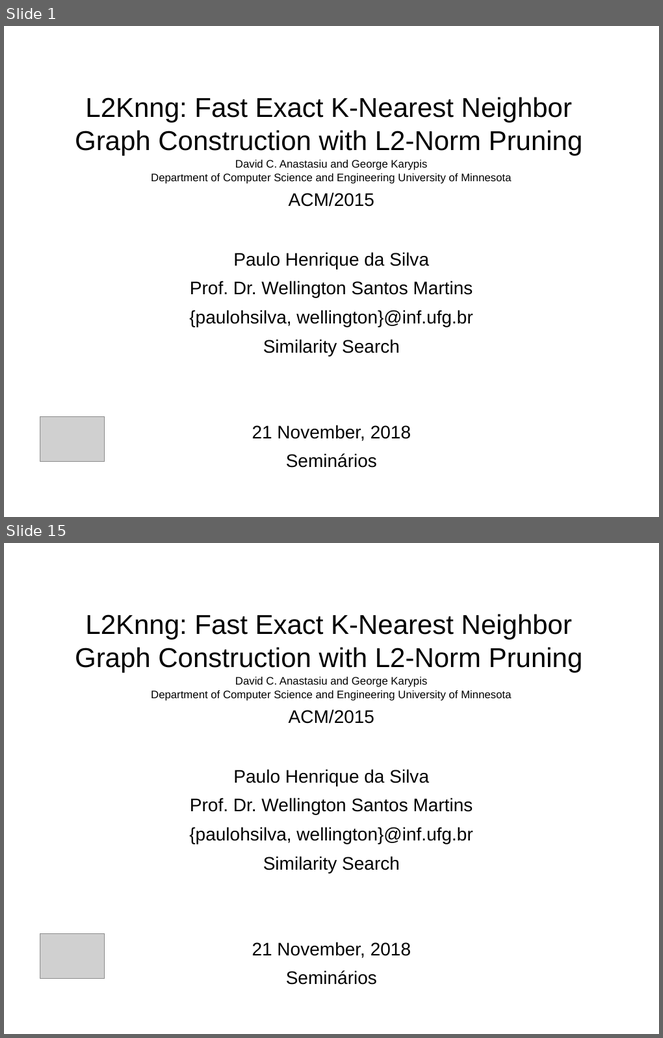
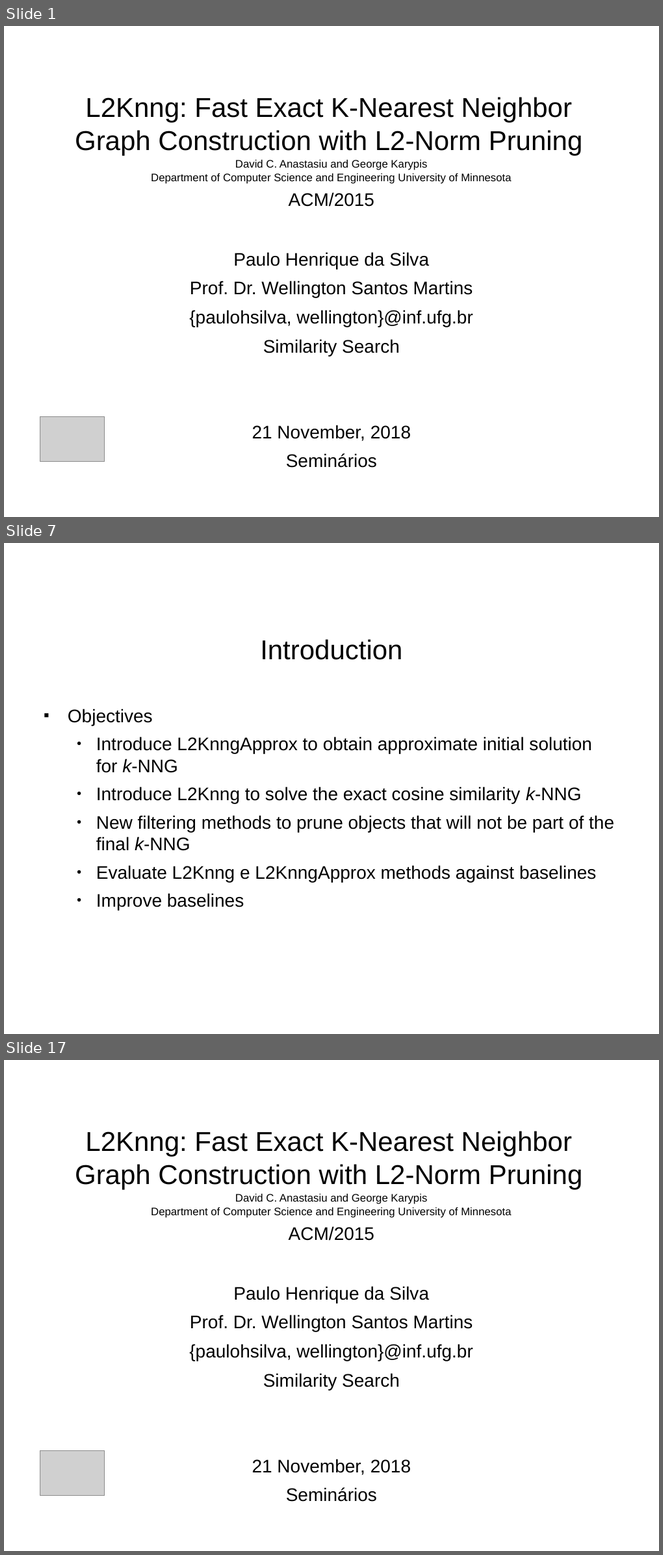
Before and after one commit to paulohq/apresentacao-L2KNNG, a slide deck: apresentacao-L2KNNG.ppt. Shown one above the other, each under a label of ours: slides 1 and 15 before the commit, slides 1, 7 and 17 after it; the slides between them are not shown. The pictures are 663x1038 and 663x1555 pixels, drawn with LibreOffice and Linux fonts; fonts in the diff are those of the drawing; grey boxes stand for pictures; background and template pictures are left out. Boxes give left, top, right and bottom in pixels: in the first picture for what was removed or moved away, otherwise in the second. Text is boxed around its words. In the diff, an @@ line names an element or a change of style, - is before the commit and + after.

```diff
--- a/apresentacao-L2KNNG.ppt
+++ b/apresentacao-L2KNNG.ppt
@@ slide 7 added at box(4, 543, 659, 1034), background picture (left out) @@
@@ title added at box(260, 639, 402, 660), 30 pt, text #000000 @@
+Introduction
@@ text added at box(68, 709, 614, 910), 20 pt, text #000000 @@
+■ Objectives
+  ● Introduce L2KnngApprox to obtain approximate initial solution for k-NNG
+  ● Introduce L2Knng to solve the exact cosine similarity k-NNG
+  ● New filtering methods to prune objects that will not be part of the final k-NNG
+  ● Evaluate L2Knng e L2KnngApprox methods against baselines
+  ● Improve baselines
@@ text added at box(619, 1001, 659, 1025), 16 pt, text #FFFFFF @@
+5/15
@@ what was slide 15 is now slide 17 @@
```
Also in this commit, not shown: 6 slides changed, 6 other slides added, 5 slides removed, 2 other files.
